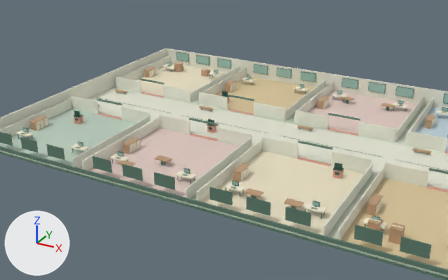
An edit to the glTF model assets/models/campus.glb, drawn before and after from the same camera.
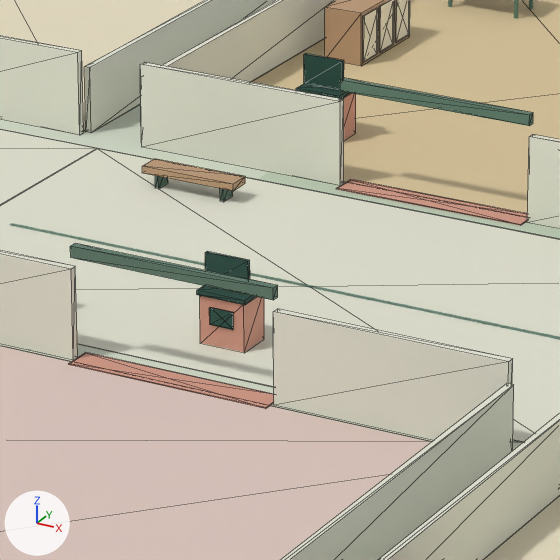
Each version appears first from a 50 mm lens placed at (29.9, -90.3, 42.1), pointed at (-17.7, -3.8, -1.2), and next in a close-up on the part from 40% to 58% of the width and 30% to 58% of the height. Arrows for +X, +Y and +Z are at lower left; the lights stay in place. The last two pictures show the newer version. The close-ups show mesh edges as thin lines. Where no turn or scale is listed for an object, it has been applied to the vertices.

The first close-up shows 'ARCHIVO / EVIDENCIAS floor', 'ARCHIVO MUERTO floor', 'Boulevard tile.001', 'CREATIVIDAD floor', 'Campus floor', 'Dispenser base.005', 'Dispenser lid.005', 'Dispenser opening.005', 'Dispenser sign.005', 'Room divider.001', 'Room divider.002', 'Room divider.013', 'Room divider.014', 'Room front.002', 'Room front.012', 'Room front.013' and 20 more.
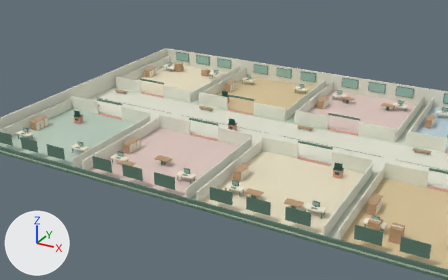
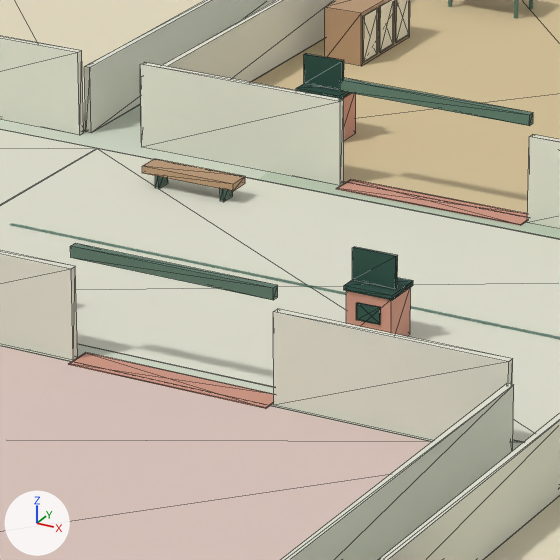
Pixel boxes [x1, y1, x2, y2] of what changed, in the close-ups (560 x 560 px):
'Dispenser base.005', moved: before [200, 296, 264, 352]; after [346, 288, 410, 336]
'Dispenser sign.005', moved: before [205, 251, 250, 279]; after [352, 247, 398, 289]
'Dispenser lid.005', moved: before [197, 286, 256, 305]; after [344, 278, 413, 300]
'Dispenser opening.005', moved: before [209, 307, 233, 330]; after [356, 303, 381, 325]

What the commit changed:
Object 'Dispenser base.005' (ob_dispenser_base_005) moves from (-20.0, -4.0, 0.65) to (-17.0, -2.0, 0.65).
Object 'Dispenser lid.005' (ob_dispenser_lid_005) moves from (-20.0, -4.0, 1.36) to (-17.0, -2.0, 1.36).
Object 'Dispenser opening.005' (ob_dispenser_opening_005) moves from (-20.0, -4.52, 0.8) to (-17.0, -2.52, 0.8).
Object 'Dispenser sign.005' (ob_dispenser_sign_005) moves from (-20.0, -4.2, 1.9) to (-17.0, -2.2, 1.9).
